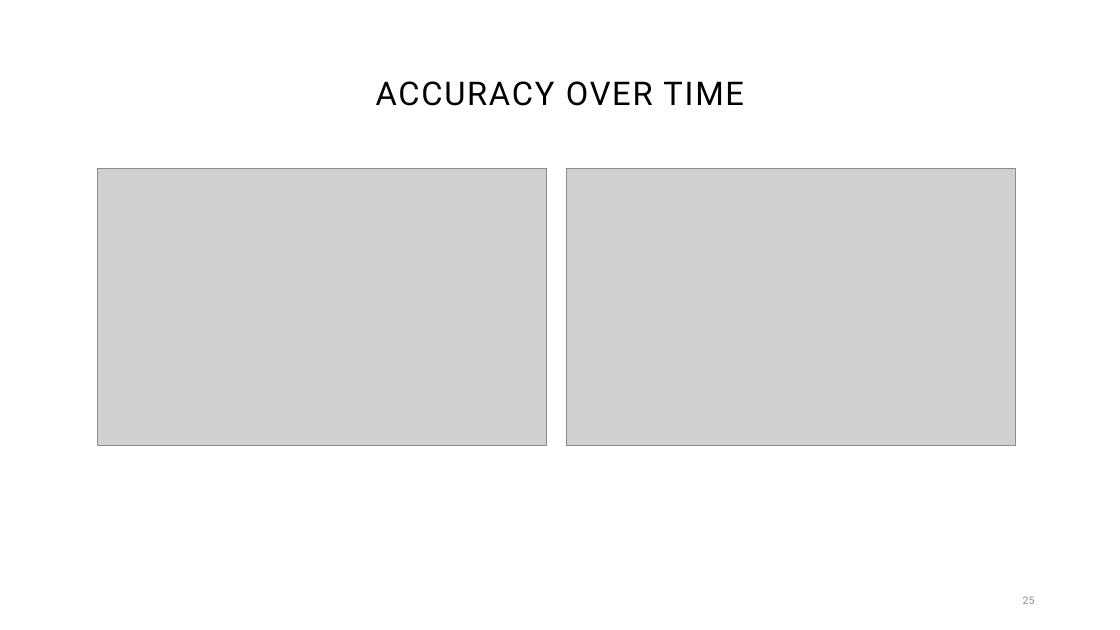
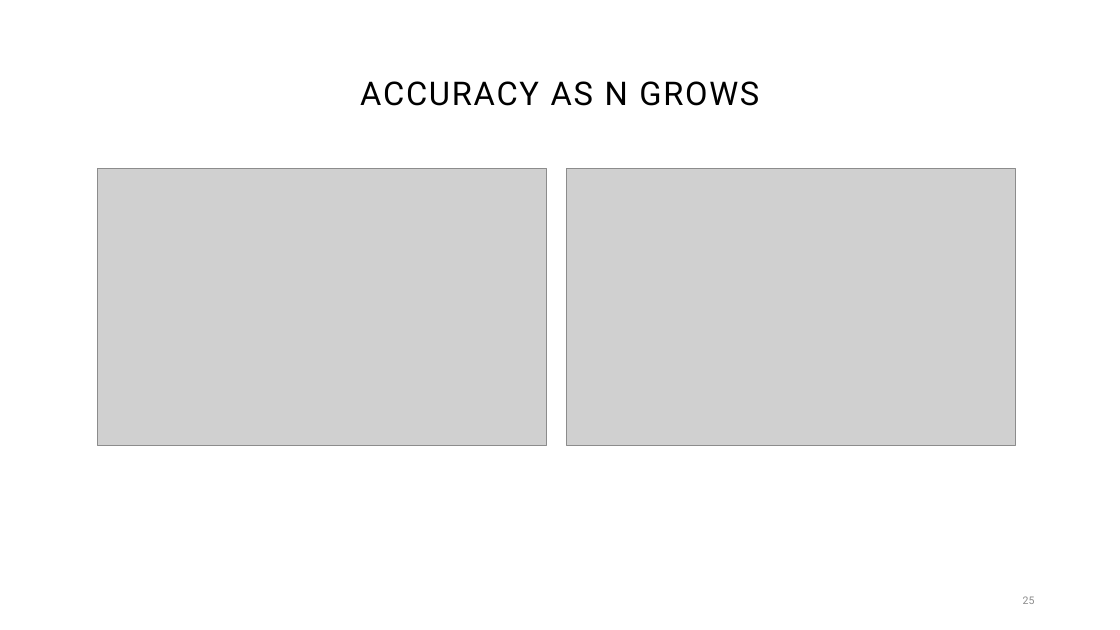
Before and after one commit to larsonsp/MonteCarlo_Titanic, a slide deck: slide 25 of Monte Carlo the Project That Sank.pptm. Drawn at 1120x630 pixels with LibreOffice and Linux fonts; fonts in the diff are those of the drawing; grey boxes stand for pictures. Boxes give left, top, right and bottom in pixels: in the first picture for what was removed or moved away, otherwise in the second. Text is boxed around its words. In the diff, an @@ line names an element or a change of style, - is before the commit and + after.

```diff
--- a/Monte Carlo the Project That Sank.pptm
+++ b/Monte Carlo the Project That Sank.pptm
@@ title at [360, 81, 759, 106]: text changed @@
-ACCURACY OVER TIME
+ACCURACY AS N GROWS
```
Also in this commit, not shown: 6 other slides changed.
